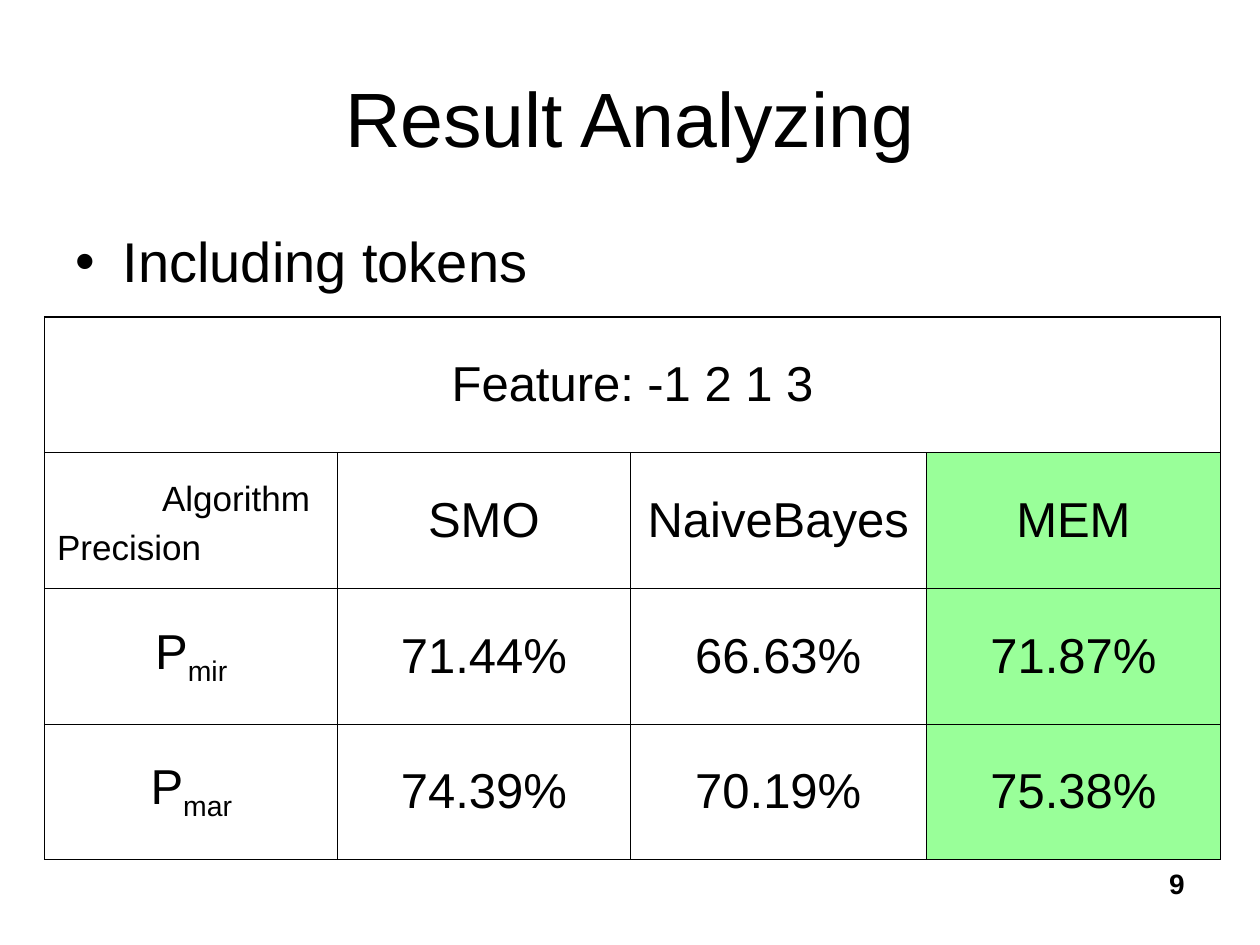
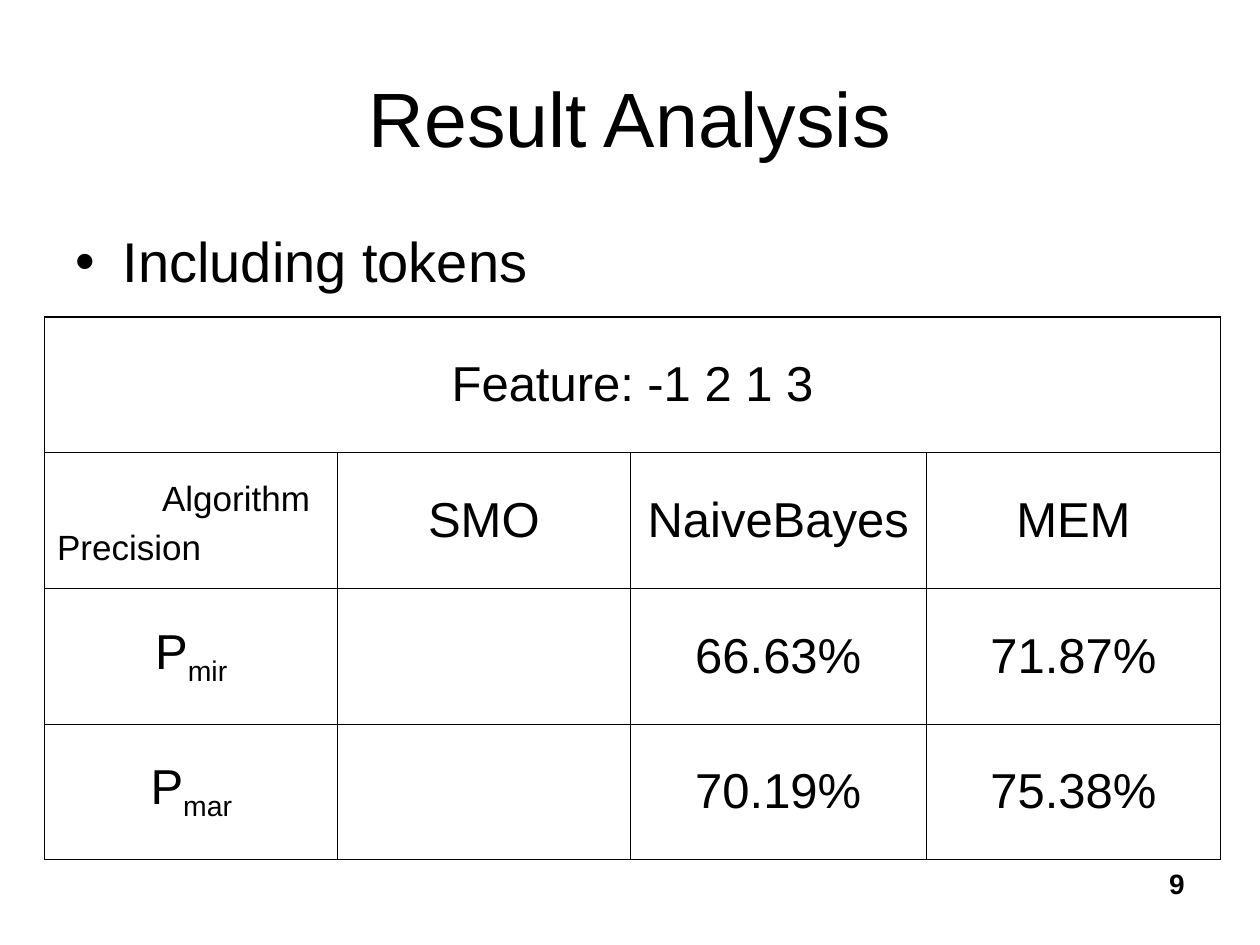
Before and after one commit to tallshort/nlpcourse, a slide deck: slide 9 of reports/NLP Project 1.ppt. Drawn at 1260x945 pixels with LibreOffice and Linux fonts; fonts in the diff are those of the drawing. Boxes give left, top, right and bottom in pixels: in the first picture for what was removed or moved away, otherwise in the second. Text is boxed around its words. In the diff, an @@ line names an element or a change of style, - is before the commit and + after.

```diff
--- a/reports/NLP Project 1.ppt
+++ b/reports/NLP Project 1.ppt
@@ title at box(369, 91, 891, 162): text changed @@
-Result Analyzing
+Result Analysis
@@ table at box(44, 318, 1220, 861) @@
-row 3, column 2: 71.44%
+row 3, column 2: 
-row 4, column 2: 74.39%
+row 4, column 2: 
@@ fill #99FF99 to none in 3 cells @@
```
Also in this commit, not shown: 10 other slides changed, 1 slide removed.
